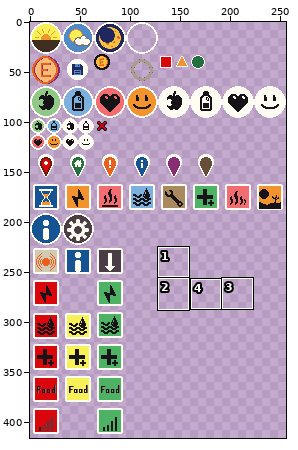
Two states of a pixel-art file, godot/assets/GUI/icons/icons.aseprite. Above, an overview of the earlier version with the close-up marked.
Close-up. Old version:
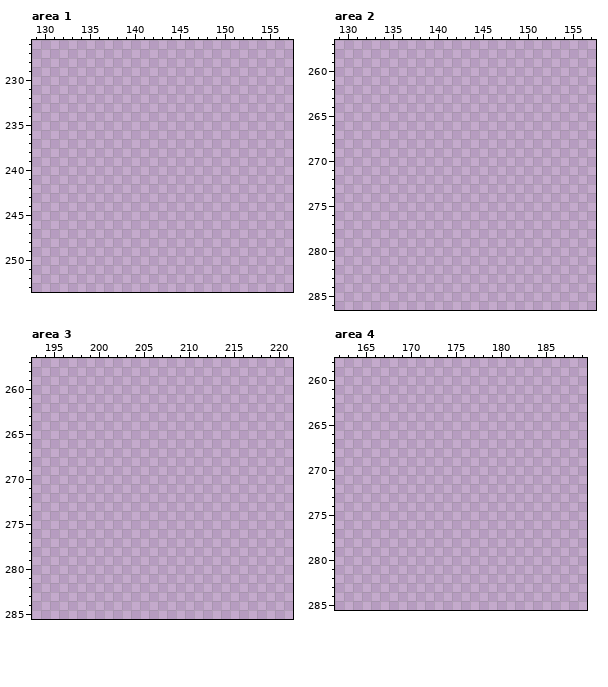
256x416 pixels, 1 frame. Shown: area 1: x 129..157, y 226..253; area 2: x 129..157, y 257..286; area 3: x 193..221, y 257..285; area 4: x 162..189, y 258..285. The commit also changed other parts of the picture, which this record leaves out.
The result:
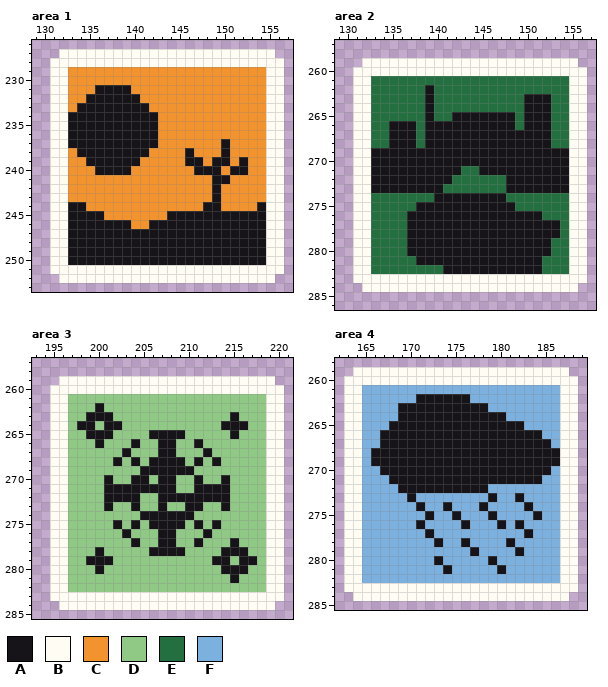
Palette (. is transparent): A #161419  B #fffcf4  C #f2932d  D #90c886  E #246f40  F #7bb0df
Changes in this commit:
Changed rows in their new state; - is an unchanged pixel.
Area 1, layers "Main", "BG":
first column x 131:
227 -BBBBBBBBBBBBBBBBBBBBBBBB-
228 BBBBBBBBBBBBBBBBBBBBBBBBBB
229 BBCCCCCCCCCCCCCCCCCCCCCCBB
230 BBCCCCCCCCCCCCCCCCCCCCCCBB
231 BBCCCAAAACCCCCCCCCCCCCCCBB
232 BBCCAAAAAACCCCCCCCCCCCCCBB
233 BBCAAAAAAAACCCCCCCCCCCCCBB
234 BBAAAAAAAAAACCCCCCCCCCCCBB
235 BBAAAAAAAAAACCCCCCCCCCCCBB
236 BBAAAAAAAAAACCCCCCCCCCCCBB
237 BBAAAAAAAAAACCCCCCCACCCCBB
238 BBCAAAAAAAACCCCACCCACCCCBB
239 BBCCAAAAAACCCCCAACAACACCBB
240 BBCCCAAAACCCCCCCAAACAACCBB
241 BBCCCCCCCCCCCCCCCCAACCCCBB
242 BBCCCCCCCCCCCCCCCCACCCCCBB
243 BBCCCCCCCCCCCCCCCCACCCCCBB
244 BBAACCCCCCCCCCCCCAACCCCABB
245 BBAAAACCCCCCCAAAAAAAAAAABB
246 BBAAAAAAACCAAAAAAAAAAAAABB
247 BBAAAAAAAAAAAAAAAAAAAAAABB
248 BBAAAAAAAAAAAAAAAAAAAAAABB
249 BBAAAAAAAAAAAAAAAAAAAAAABB
250 BBAAAAAAAAAAAAAAAAAAAAAABB
251 BBBBBBBBBBBBBBBBBBBBBBBBBB
252 -BBBBBBBBBBBBBBBBBBBBBBBB-
Area 2, layers "Main", "BG":
first column x 131:
259 -BBBBBBBBBBBBBBBBBBBBBBBB-
260 BBBBBBBBBBBBBBBBBBBBBBBBBB
261 BBEEEEEEEEEEEEEEEEEEEEEEBB
262 BBEEEEEEAEEEEEEEEEEEEEEEBB
263 BBEEEEEEAEEEEEEEEEEAAAEEBB
264 BBEEEEEEAEEEEEEEEEEAAAEEBB
265 BBEEEEEEAEEAAAAAAAEAAAEEBB
266 BBEEAAAEAAAAAAAAAAEAAAEEBB
267 BBEEAAAEAAAAAAAAAAAAAAEEBB
268 BBEEAAAEAAAAAAAAAAAAAAEEBB
269 BBAAAAAAAAAAAAAAAAAAAAAABB
270 BBAAAAAAAAAAAAAAAAAAAAAABB
271 BBAAAAAAAAAAEEAAAAAAAAAABB
272 BBAAAAAAAAAEEEEEEAAAAAAABB
273 BBAAAAAAAAEEEEEEEAAAAAAABB
274 BBEEEEEEEAAAAAAAAEEEEEEEBB
275 BBEEEEEAAAAAAAAAAAEEEEEEBB
276 BBEEEEAAAAAAAAAAAAAAAEEEBB
277 BBEEEEAAAAAAAAAAAAAAAAAEBB
278 BBEEEEAAAAAAAAAAAAAAAAAEBB
279 BBEEEEAAAAAAAAAAAAAAAAEEBB
280 BBEEEEAAAAAAAAAAAAAAAAEEBB
281 BBEEEEEAAAAAAAAAAAAAAEEEBB
282 BBEEEEEEEEAAAAAAAAAAAEEEBB
283 BBBBBBBBBBBBBBBBBBBBBBBBBB
284 -BBBBBBBBBBBBBBBBBBBBBBBB-
Area 3, layers "Main", "BG":
first column x 195:
259 -BBBBBBBBBBBBBBBBBBBBBBBB-
260 BBBBBBBBBBBBBBBBBBBBBBBBBB
261 BBDDDDDDDDDDDDDDDDDDDDDDBB
262 BBDDDADDDDDDDDDDDDDDDDDDBB
263 BBDDAAADDDDDDDDDDDDDADDDBB
264 BBDAADAADDDDDDDDDDDAAADDBB
265 BBDDAAADDDDAAAADDDDDADDDBB
266 BBDDDADDDADDAADDADDDDDDDBB
267 BBDDDDDDADDDAADDDADDDDDDBB
268 BBDDDDDADADAAAADADADDDDDBB
269 BBDDDDDDDDAAAAAADDDDDDDDBB
270 BBDDDDADDAADAADDADDADDDDBB
271 BBDDDDAAAAAAAADDAAAADDDDBB
272 BBDDDDAAAADDAAAAAAAADDDDBB
273 BBDDDDADDADDADDAADDADDDDBB
274 BBDDDDDDDDAAAAAADDDDDDDDBB
275 BBDDDDDADADAAAADADADDDDDBB
276 BBDDDDDDADDDAADDDADDDDDDBB
277 BBDDDDDDDADDAADDADDDADDDBB
278 BBDDDADDDDDAAAADDDDAAADDBB
279 BBDDAAADDDDDDDDDDDAADAADBB
280 BBDDDADDDDDDDDDDDDDAAADDBB
281 BBDDDDDDDDDDDDDDDDDDADDDBB
282 BBDDDDDDDDDDDDDDDDDDDDDDBB
283 BBBBBBBBBBBBBBBBBBBBBBBBBB
284 -BBBBBBBBBBBBBBBBBBBBBBBB-
Area 4, layers "Main", "BG":
first column x 163:
259 -BBBBBBBBBBBBBBBBBBBBBBBB-
260 BBBBBBBBBBBBBBBBBBBBBBBBBB
261 BBFFFFFFFFFFFFFFFFFFFFFFBB
262 BBFFFFFFAAAAAAFFFFFFFFFFBB
263 BBFFFFAAAAAAAAAAFFFFFFFFBB
264 BBFFFFAAAAAAAAAAAAFFFFFFBB
265 BBFFFAAAAAAAAAAAAAAAFFFFBB
266 BBFFAAAAAAAAAAAAAAAAAAFFBB
267 BBFFAAAAAAAAAAAAAAAAAAAFBB
268 BBFAAAAAAAAAAAAAAAAAAAAABB
269 BBFAAAAAAAAAAAAAAAAAAAAABB
270 BBFFAAAAAAAAAAAAAAAAAAAFBB
271 BBFFFAAAAAAAAAAAAAAAAAFFBB
272 BBFFFFAAAAAAAAAAFFFFFFFFBB
273 BBFFFFFAFFFFFFFFAFFAFFFFBB
274 BBFFFFFFAFFAFFFAFFFFAFFFBB
275 BBFFFFFFFAFFAFFFAFFFFAFFBB
276 BBFFFFFFAFFFFAFFFAFAFFFFBB
277 BBFFFFFFFAFFFFFFFFFFAFFFBB
278 BBFFFFFFFFAFFAFFFFAFFFFFBB
279 BBFFFFFFFFFFFFAFFFFAFFFFBB
280 BBFFFFFFFFAFFFFFAFFFFFFFBB
281 BBFFFFFFFFFAFFFFFAFFFFFFBB
282 BBFFFFFFFFFFFFFFFFFFFFFFBB
283 BBBBBBBBBBBBBBBBBBBBBBBBBB
284 -BBBBBBBBBBBBBBBBBBBBBBBB-
Boxes around the changes in both close-ups, in picture pixels (x1, y1, x2, y2):
added: (50, 49, 284, 283)
added: (353, 58, 587, 292)
added: (50, 376, 284, 610)
added: (344, 367, 578, 601)
